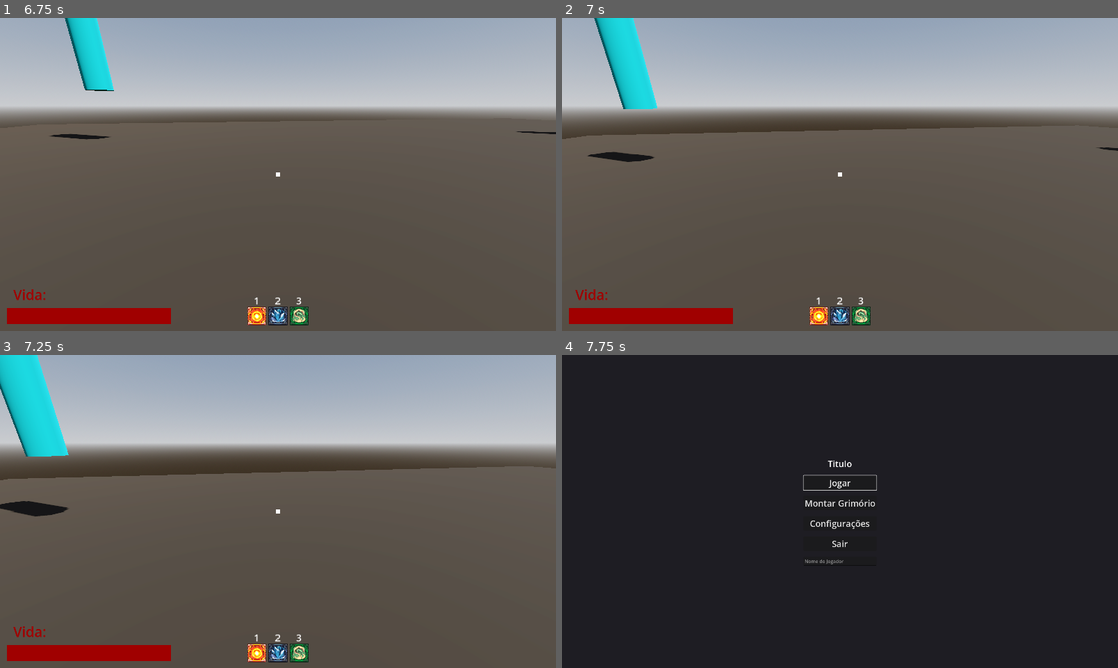
Above: before the commit, frames 1-4 (two rows, left to right).
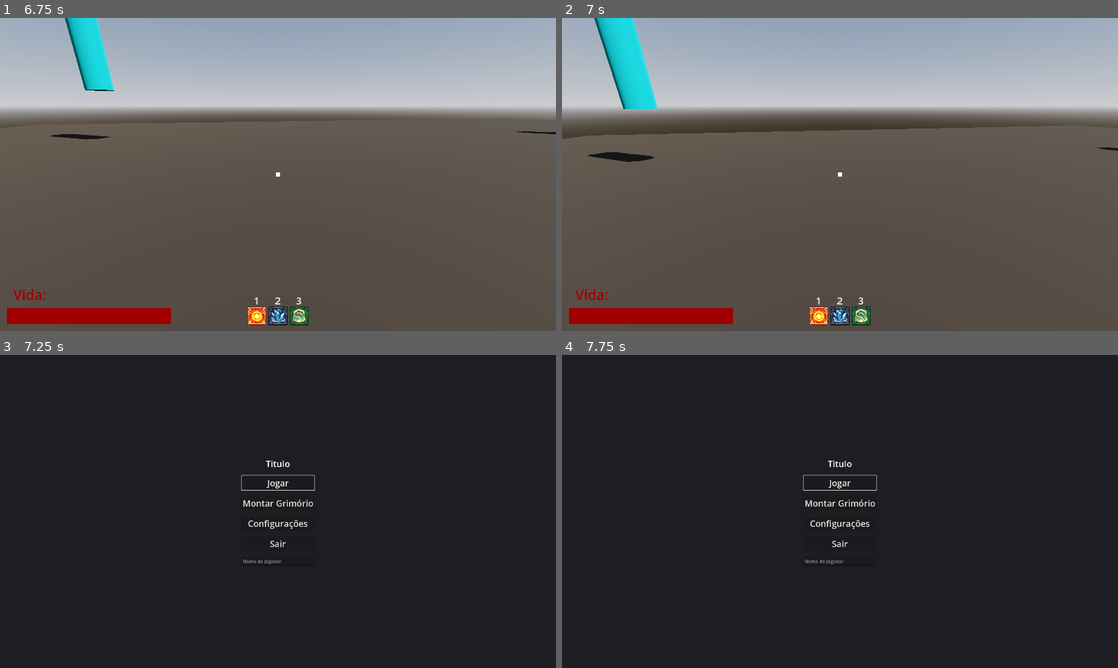
Above: after the commit, the same moments.

Repository: Isaaa43/Saudavel-e-Balanceado
Game: Godot game, scene res://cenas/main_game.tscn
The game is run twice, just before and just after one commit, with the same random seed, the same clock (stepped at 60 frames per second) and the same inputs.
Inputs (mouse positions are in pixels of both pictures, inside the frame that each line leads up to):
- Up to frame 1 (6.75 s): click (278, 224) at 0.52 s; type "Alex" at 0.6 s; click "Jogar" at 1.25 s; click "Host" at 2 s; click "Começar Partida" at 2.75 s; tap Enter at 3.5 s; move the mouse to (400, 158) at 3.52 s; hold D (direita) 3.53-4.28 s; click (400, 158) at 3.6 s; tap Space (pular) at 3.77, 4.52, 5.75, 6.02 s; move the mouse to (250, 174) at 4.27 s; hold W (frente) from 4.28 s (still down); tap 1 at 4.35 s; move the mouse to (289, 168) at 5.02 s; tap 2 at 5.1 s; move the mouse to (272, 180) at 5.77 s; tap 3 at 5.85 s; click (272, 180) at 5.92 s; move the mouse to (316, 177) at 6.52 s; click (316, 177) at 6.6 s
- Up to frame 2 (7 s): keep holding W (frente); tap Space (pular) at 6.77 s
- Up to frame 3 (7.25 s): keep holding W (frente); tap P (debug) at 7.15 s
- Up to frame 4 (7.75 s): release W (frente) at 7.25 s; click (840, 483) at 7.25 s, where only the run after the commit has a clickable "Jogar"

Frames 1-2 are identical in both runs. In frame 3, 99% of the frame differs, in the area x 0-100%, y 0-100%; in frame 4, nothing differs.
Error in both runs: Invalid access to property or key 'hud' on a base object of type 'CharacterBody3D (Jogador)'. (res://scripts/game/characters/lancador_feiticos.gd:32)

Commit message:
Update network sair da partida
Mudado cliente pede para sair da partida

Diff:
--- a/luta-magos/scripts/game/game_adm.gd
+++ b/luta-magos/scripts/game/game_adm.gd
@@ -11,4 +11,4 @@
 func _process(_delta: float) -> void:
 	if Input.is_action_just_pressed("debug"):
 		Input.set_mouse_mode(Input.MOUSE_MODE_VISIBLE)
-		NetworkServer.terminar_partida()
+		NetworkClient.pedir_terminar_partida()
--- a/luta-magos/scripts/network/autoloads/network_client.gd
+++ b/luta-magos/scripts/network/autoloads/network_client.gd
@@ -49,12 +49,25 @@
 	await get_tree().process_frame
 	print("iniciar_partida id:", multiplayer.get_unique_id())
 
+func pedir_terminar_partida() -> void:
+	# Multiplayer offline
+	if multiplayer.has_multiplayer_peer() or multiplayer.get_unique_id() == 0:
+		_terminar_partida()
+
+	if multiplayer.is_server():
+		NetworkServer.pedir_terminar_partida()
+	else:
+		NetworkServer.pedir_terminar_partida.rpc_id(Network.SERVER_ID)
+
 ## Cada peer termina sua partida
 @rpc("authority", "call_local", "reliable")
-func terminar_partida() -> void:
+func receber_terminar_partida() -> void:
 	if multiplayer.is_server():
 		# TODO: solucao melhor que essa do timer
 		await get_tree().create_timer(0.2).timeout
+	_terminar_partida()
+
+func _terminar_partida() -> void:
 	#TODO: Network.server_disconnected ?
 	TrocaCenaTemp.go_to_menu_inicial()
 
--- a/luta-magos/scripts/network/autoloads/network_server.gd
+++ b/luta-magos/scripts/network/autoloads/network_server.gd
@@ -82,18 +82,17 @@
 	NetworkClient.receber_dados_jogador.rpc_id(peer_id_req, jogador_peer_id, dados_jog.to_dict())
 
 ## Chama o server para terminar a partida
-func terminar_partida() -> void:
-	if multiplayer.is_server():
-		_server_terminar_partida()
-	else:
-		_server_terminar_partida.rpc_id(Network.SERVER_ID)
+@rpc("any_peer", "reliable")
+func pedir_terminar_partida() -> void:
+	if not multiplayer.is_server(): return
+
+	_server_terminar_partida()
 
 ## Broadcast de terminar a partida para todos os peers
-@rpc("any_peer", "reliable")
 func _server_terminar_partida() -> void:
 	for peer_id : int in dados_jogador_por_peer_id.keys():
 		print("peer id: ", peer_id)
-		NetworkClient.terminar_partida.rpc_id(peer_id)
+		NetworkClient.receber_terminar_partida.rpc_id(peer_id)
 
 @rpc("any_peer", "call_local", "reliable")
 func jogador_lancar_feitico(feitico_contexto_net: Dictionary) -> void:
